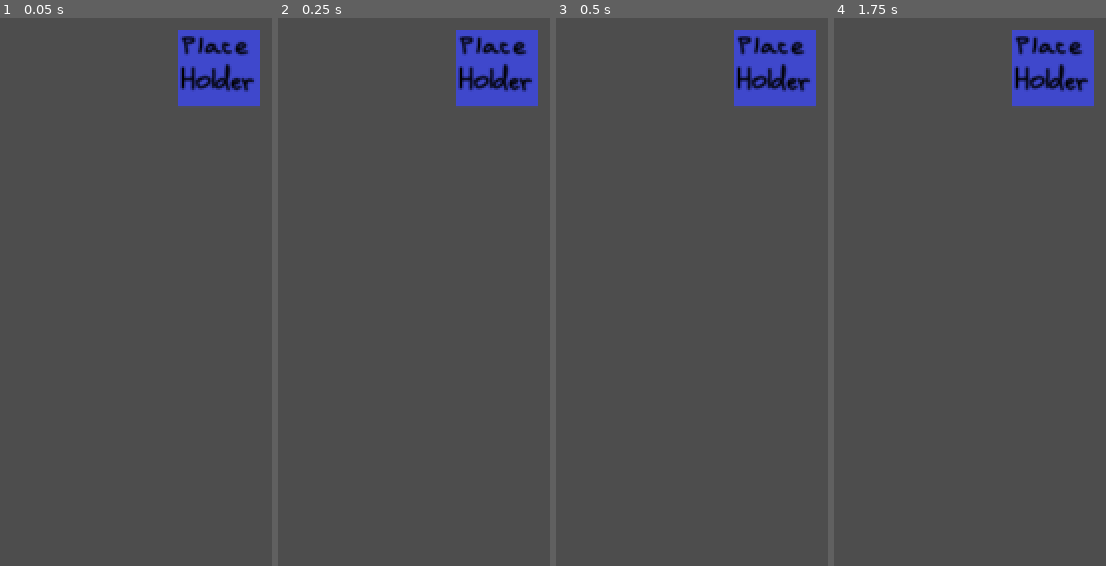
Above: before the commit, frames 1-4 (left to right).
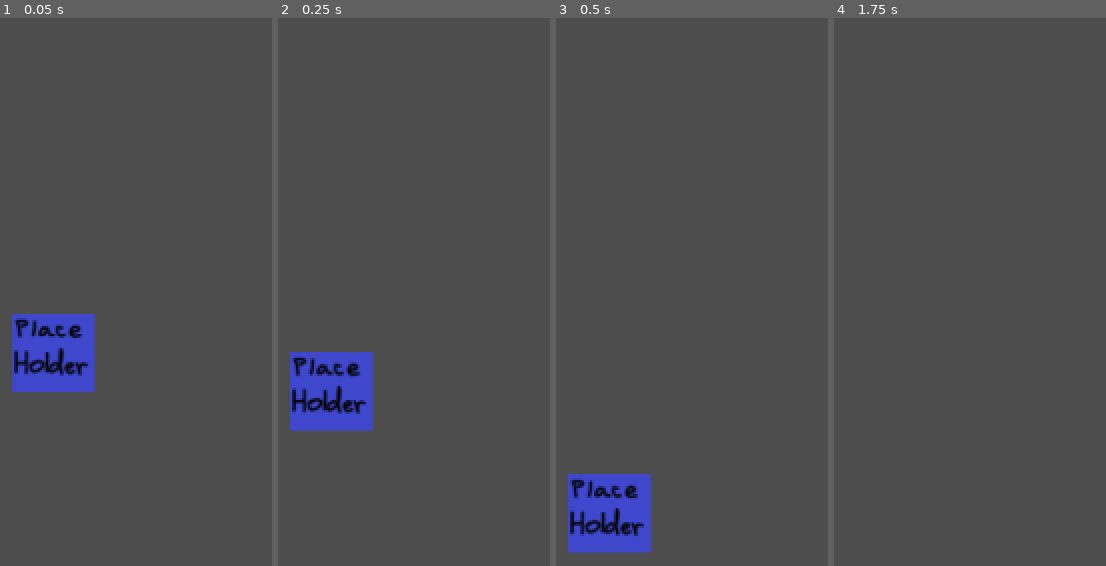
Above: after the commit, the same moments.

Repository: userbooi/2d_platformer
Game: Godot game, scene res://player.tscn
Two runs of this game, one before a commit and one after it. Both use one fixed random seed, a clock stepped at 60 frames per second and the inputs below. The project has no main scene, so this scene is started directly.
Inputs:
- Up to frame 1 (0.05 s): no input
- Up to frame 2 (0.25 s): no input
- Up to frame 3 (0.5 s): no input
- Up to frame 4 (1.75 s): tap Enter at 1.25 s

The runs differ from the first frame. In frame 1, 8.6% of the frame differs, in the area x 4-96%, y 2-69%; in frame 2, 8.7%, in the area x 4-96%, y 2-76%; in frame 3, 8.7%; in frame 4, 4.2%.

Commit message:
changed player to rigidbody2d

Diff:
--- a/player.tscn
+++ b/player.tscn
@@ -1,37 +1,22 @@
-[gd_scene load_steps=4 format=3 uid="uid://cikkdd5vf3d8x"]
+[gd_scene load_steps=3 format=3 uid="uid://cikkdd5vf3d8x"]
 
 [ext_resource type="Texture2D" uid="uid://c2smrl68cqvgb" path="res://art/player_sprite.png" id="1_poxcn"]
 
-[sub_resource type="SpriteFrames" id="SpriteFrames_ynu2g"]
-animations = [{
-"frames": [{
-"duration": 1.0,
-"texture": ExtResource("1_poxcn")
-}],
-"loop": true,
-"name": &"placeholder",
-"speed": 5.0
-}]
+[sub_resource type="RectangleShape2D" id="RectangleShape2D_e43eh"]
+size = Vector2(59.4958, 55.4867)
 
-[sub_resource type="RectangleShape2D" id="RectangleShape2D_by6ox"]
-size = Vector2(59, 55)
-
-[node name="Player" type="Area2D"]
-position = Vector2(268, 249)
-gravity_space_override = 1
-gravity_point = true
-gravity_point_unit_distance = 5.004
-gravity = 4096.0
-metadata/_edit_group_ = true
+[node name="RigidBody2D" type="RigidBody2D"]
+mass = 0.54
 
 [node name="Sprite2D" type="Sprite2D" parent="."]
+position = Vector2(148, 453)
+scale = Vector2(1.00847, 1.02727)
 texture = ExtResource("1_poxcn")
 
 [node name="AnimatedSprite2D" type="AnimatedSprite2D" parent="."]
 visible = false
-sprite_frames = SubResource("SpriteFrames_ynu2g")
-animation = &"placeholder"
 
 [node name="CollisionShape2D" type="CollisionShape2D" parent="."]
-position = Vector2(-0.5, -0.5)
-shape = SubResource("RectangleShape2D_by6ox")
+position = Vector2(148, 452.5)
+scale = Vector2(1.00847, 1.02727)
+shape = SubResource("RectangleShape2D_e43eh")
